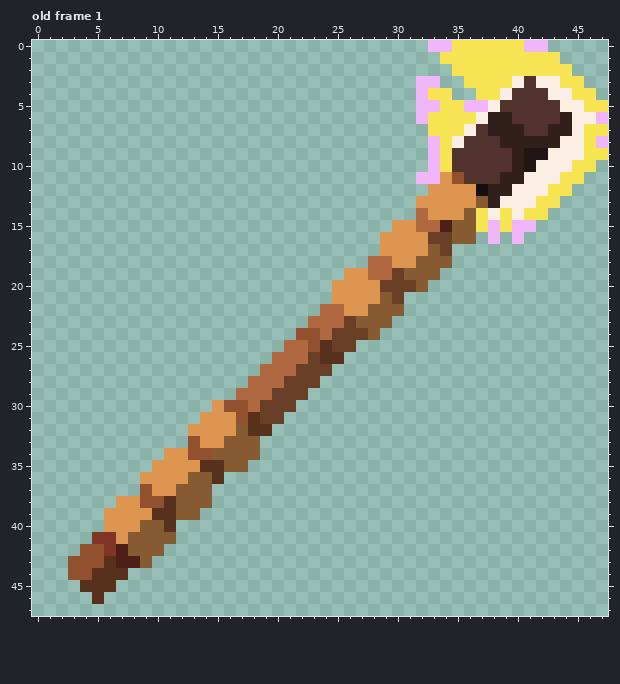
Two versions of one animated GIF sprite, site/img/mcc/cos/accessories/VolcanoTorch.gif. Above: the version before the commit.
The file is 48x48 pixels. Colours within 5 levels of each other are drawn and written as one. Shown: old frame 1. The commit also changed other frames, which this record leaves out.
And afterwards:
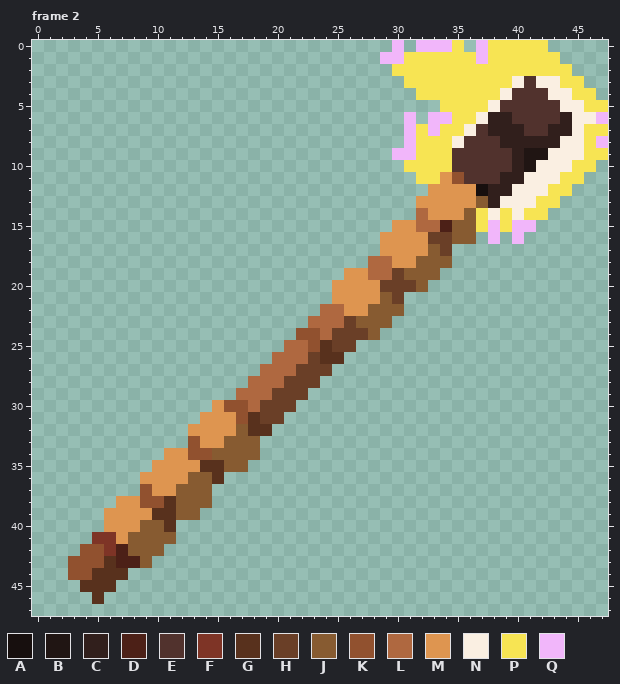
Palette (. is transparent): A #170f0e  B #201513  C #311f1c  D #4c2017  E #51322d  F #7e3426  G #58311d  H #6a3f27  J #875b31  K #91512f  L #af6840  M #de9550  N #faefe2  P #f7e453  Q #f1b6fa
A new or re-ordered frame is compared with the old frame closest to it.
Difference:
{"change": "frames 1 -> 3"}
{"where": "frame 2 is new; against old frame 1"}
{"frame":2,"y":0,"x":30,"old":".","new":"Q"}
{"frame":2,"y":0,"x":32,"old":".","new":"Q"}
{"frame":2,"y":0,"x":36,"old":"PP","new":".Q"}
{"frame":2,"y":0,"x":41,"old":"QQ","new":"PP"}
{"frame":2,"y":1,"x":29,"old":".....","new":"QQPPP"}
{"frame":2,"y":1,"x":37,"old":"P","new":"Q"}
{"frame":2,"y":2,"x":30,"old":".....","new":"PPPPP"}
{"frame":2,"y":3,"x":31,"old":".QQ..","new":"PPPPP"}
{"frame":2,"y":4,"x":32,"old":"Q","new":"P"}
{"frame":2,"y":4,"x":35,"old":"..","new":"PP"}
{"frame":2,"y":5,"x":32,"old":"QQ","new":".."}
{"frame":2,"y":5,"x":36,"old":"QQ","new":"PP"}
{"frame":2,"y":6,"x":31,"old":".QPP","new":"Q.QQ"}
{"frame":2,"y":7,"x":31,"old":"..P","new":"QPQ"}
{"frame":2,"y":8,"x":31,"old":"..Q","new":"QPP"}
{"frame":2,"y":9,"x":30,"old":"...Q","new":"QQPP"}
{"frame":2,"y":10,"x":31,"old":"..Q","new":"PPP"}
{"frame":2,"y":11,"x":32,"old":"QQ","new":"PP"}
